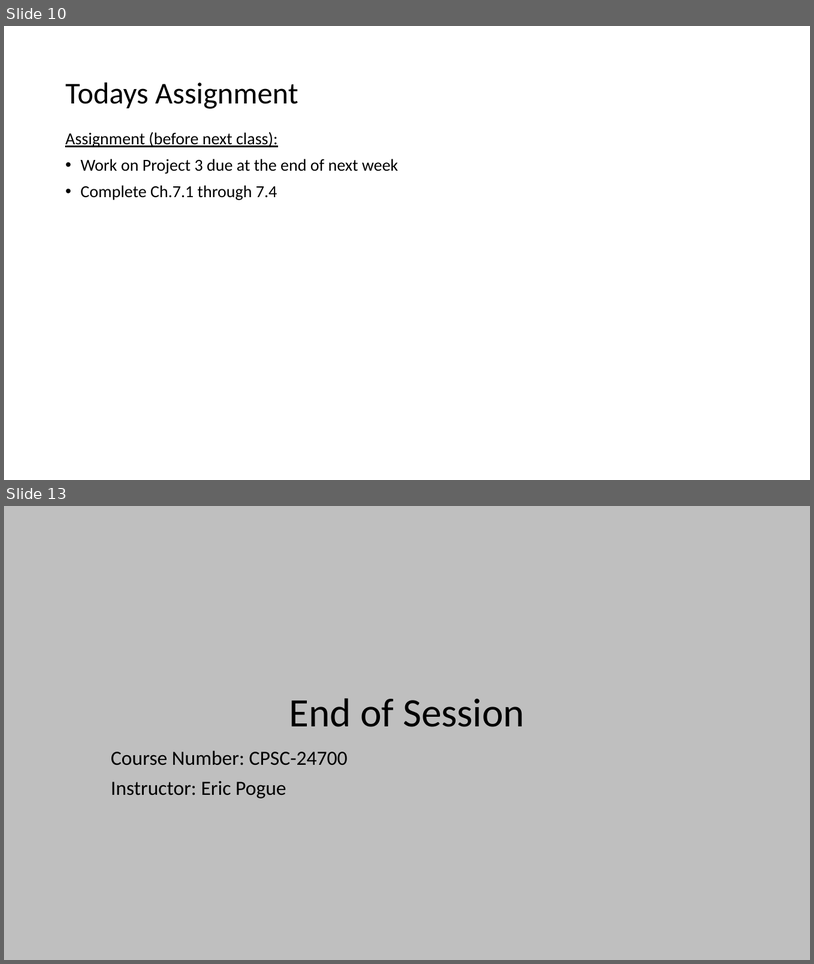
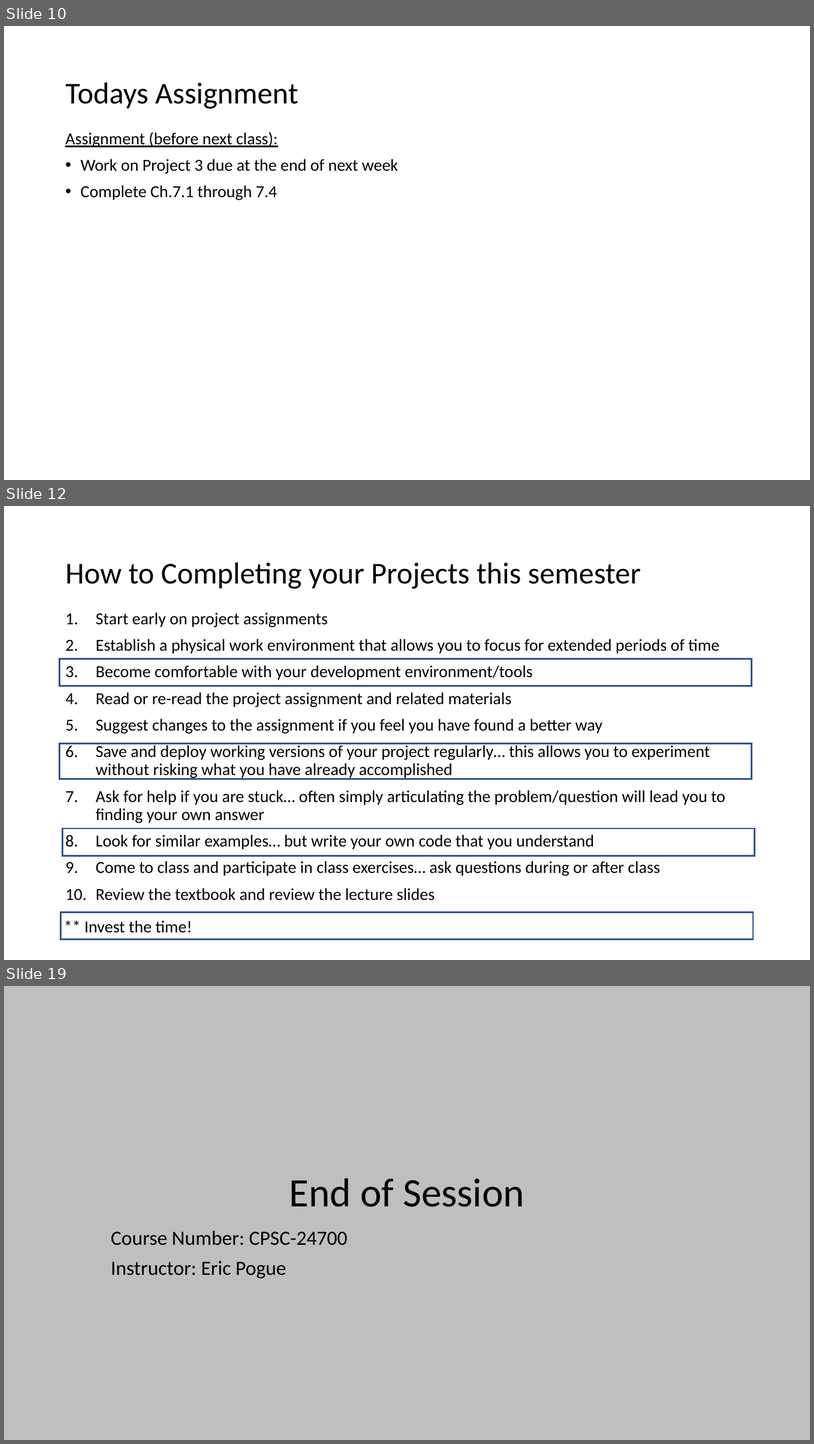
Before and after one commit to EricJPogue/www-epogue-info, a slide deck: CPSC-24700/Presentations/session-21.pptx. Shown one above the other, each under a label of ours: slides 10 and 13 before the commit, slides 10, 12 and 19 after it; the slides between them are not shown. The pictures are 814x964 and 814x1444 pixels, drawn with LibreOffice and Linux fonts; fonts in the diff are those of the drawing; background and template pictures are left out. Boxes give left, top, right and bottom in pixels: in the first picture for what was removed or moved away, otherwise in the second. Text is boxed around its words. In the diff, an @@ line names an element or a change of style, - is before the commit and + after.

```diff
--- a/CPSC-24700/Presentations/session-21.pptx
+++ b/CPSC-24700/Presentations/session-21.pptx
@@ slide 12 added at bbox=[4, 506, 810, 960], background #FFFFFF @@
@@ title added at bbox=[65, 562, 641, 589], 36 pt, text #000000 @@
+How to Completing your Projects this semester
@@ text added at bbox=[96, 612, 726, 900], 20 pt, text #000000 @@
+1. Start early on project assignments
+2. Establish a physical work environment that allows you to focus for extended periods of time
+3. Become comfortable with your development environment/tools
+4. Read or re-read the project assignment and related materials
+5. Suggest changes to the assignment if you feel you have found a better way
+6. Save and deploy working versions of your project regularly… this allows you to experiment without risking what you have already accomplished
+7. Ask for help if you are stuck… often simply articulating the problem/question will lead you to finding your own answer
+8. Look for similar examples… but write your own code that you understand
+9. Come to class and participate in class exercises… ask questions during or after class
+10. Review the textbook and review the lecture slides
@@ rectangle added at bbox=[60, 658, 752, 685], outline #325491 2 pt @@
@@ rectangle added at bbox=[60, 743, 752, 779], outline #325491 2 pt @@
@@ rectangle added at bbox=[63, 828, 755, 856], outline #325491 2 pt @@
@@ rectangle added at bbox=[61, 912, 753, 939], outline #325491 2 pt @@
@@ text added at bbox=[84, 920, 192, 933], 20 pt, text #000000 @@
+** Invest the time!
@@ what was slide 13 is now slide 19 @@
```
Also in this commit, not shown: 2 slides changed, 6 other slides added, 1 slide removed, 4 other files.
